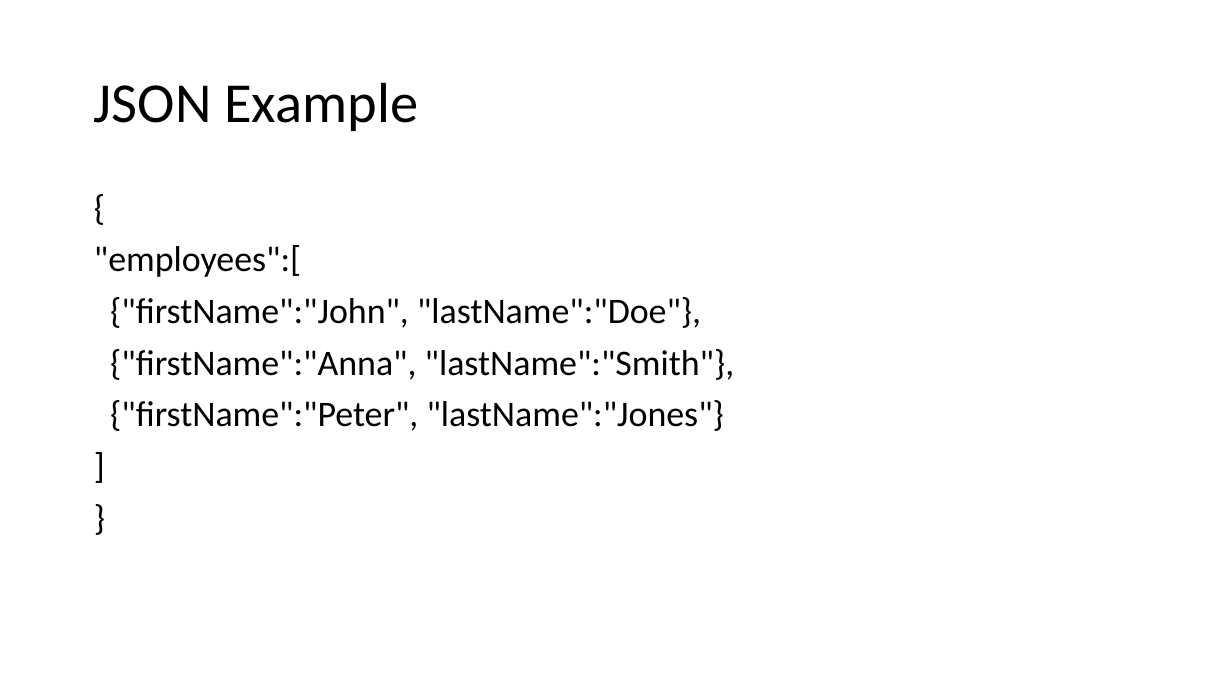
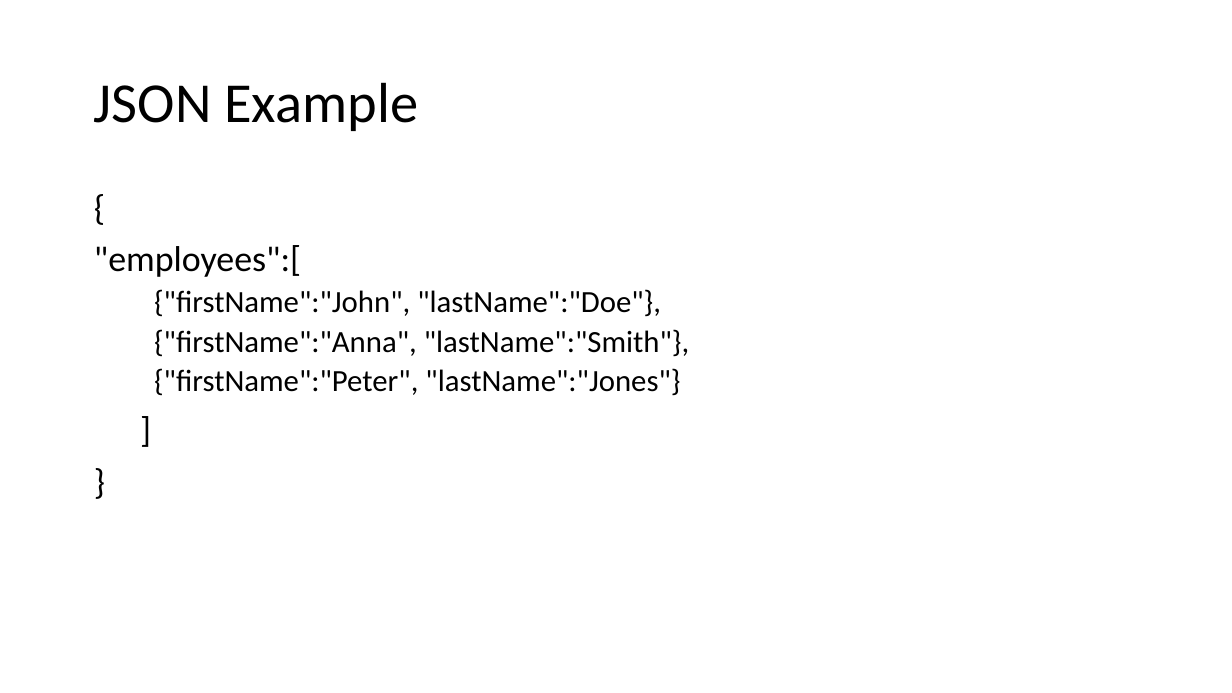
Before and after one commit to motazsaad/Exploratory-Analysis-of-Big-Data, a slide deck: slide 49 of PPT slides/02 EDABDC - Data Models - part 1.pptx. Drawn at 1232x693 pixels with LibreOffice and Linux fonts; fonts in the diff are those of the drawing. Boxes give left, top, right and bottom in pixels: in the first picture for what was removed or moved away, otherwise in the second. Text is boxed around its words. In the diff, an @@ line names an element or a change of style, - is before the commit and + after.

```diff
--- a/PPT slides/02 EDABDC - Data Models - part 1.pptx
+++ b/PPT slides/02 EDABDC - Data Models - part 1.pptx
@@ text at (154, 289, 690, 396): size 28 to 24 pt in "{"firstName":"John", "lastName":"Doe"},", "{"firstName":"Anna", "lastName":"Smith"},", "{"firstName":"Peter", "lastName":"Jones"}"; list level 1 to 2 in "{"firstName":"John", "lastName":"Doe"},"; list level 1 to 2 in "{"firstName":"Anna", "lastName":"Smith"},"; list level 1 to 2 in "{"firstName":"Peter", "lastName":"Jones"}"; indent changed @@
```
Also in this commit, not shown: 7 other slides changed, 1 slide added, 1 slide removed.
